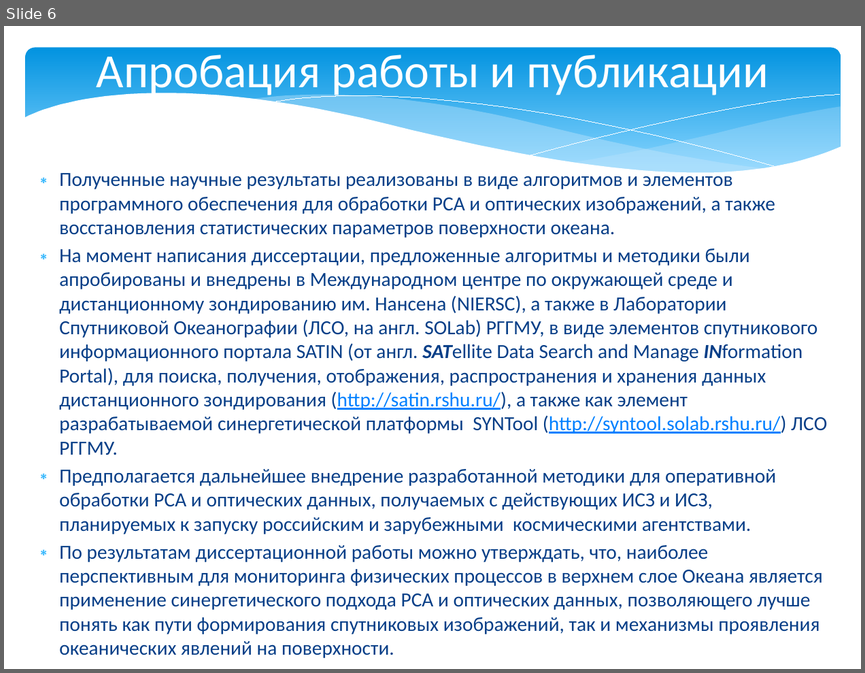
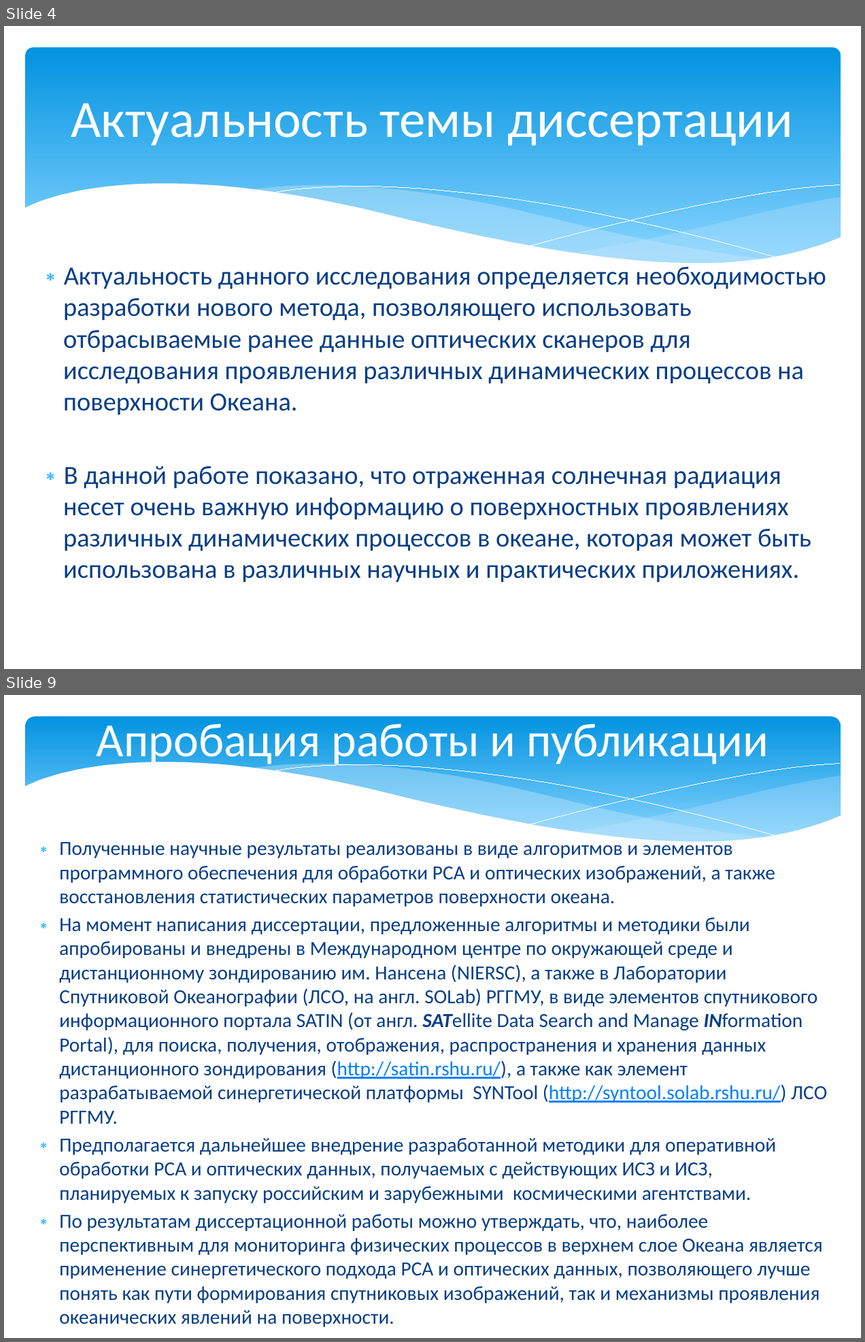
Before and after one commit to magican/Disser, a slide deck: Мясоедов_2014.pptx. Shown one above the other, each under a label of ours: slide 6 before the commit, slides 4 and 9 after it; the slides between them are not shown. The pictures are 865x673 and 865x1342 pixels, drawn with LibreOffice and Linux fonts; fonts in the diff are those of the drawing. Boxes give left, top, right and bottom in pixels: in the first picture for what was removed or moved away, otherwise in the second. Text is boxed around its words. In the diff, an @@ line names an element or a change of style, - is before the commit and + after.

```diff
--- a/Мясоедов_2014.pptx
+++ b/Мясоедов_2014.pptx
@@ slide 4 added at (4,26,861,669), background #FFFFFF @@
@@ rounded rectangle added at (26,48,840,279), fill gradient #0293E0 to #83D3FE @@
@@ title added at (71,103,793,146), 44 pt, text #FFFFFF @@
+Актуальность темы диссертации
@@ group added at (24,184,841,308): 5 freeform shapes @@
@@ text added at (63,267,826,582), 22 pt, text #073E87 @@
+∗ Актуальность данного исследования определяется необходимостью разработки нового метода, позволяющего использовать отбрасываемые ранее данные оптических сканеров для исследования проявления различных динамических процессов на поверхности Океана.
+∗ В данной работе показано, что отраженная солнечная радиация несет очень важную информацию о поверхностных проявлениях различных динамических процессов в океане, которая может быть использована в различных научных и практических приложениях.
@@ what was slide 6 is now slide 9 @@
```
Also in this commit, not shown: 2 slides changed, 5 other slides added, 2 slides removed, 4 other files.
